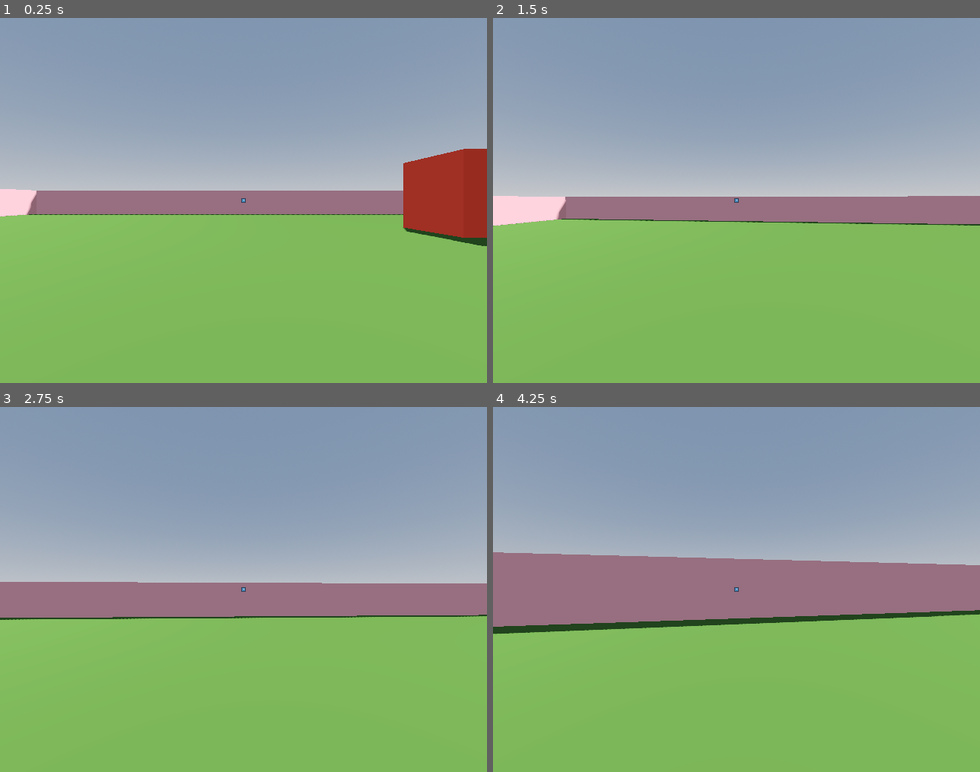
Above: before the commit, frames 1-4 (two rows, left to right).
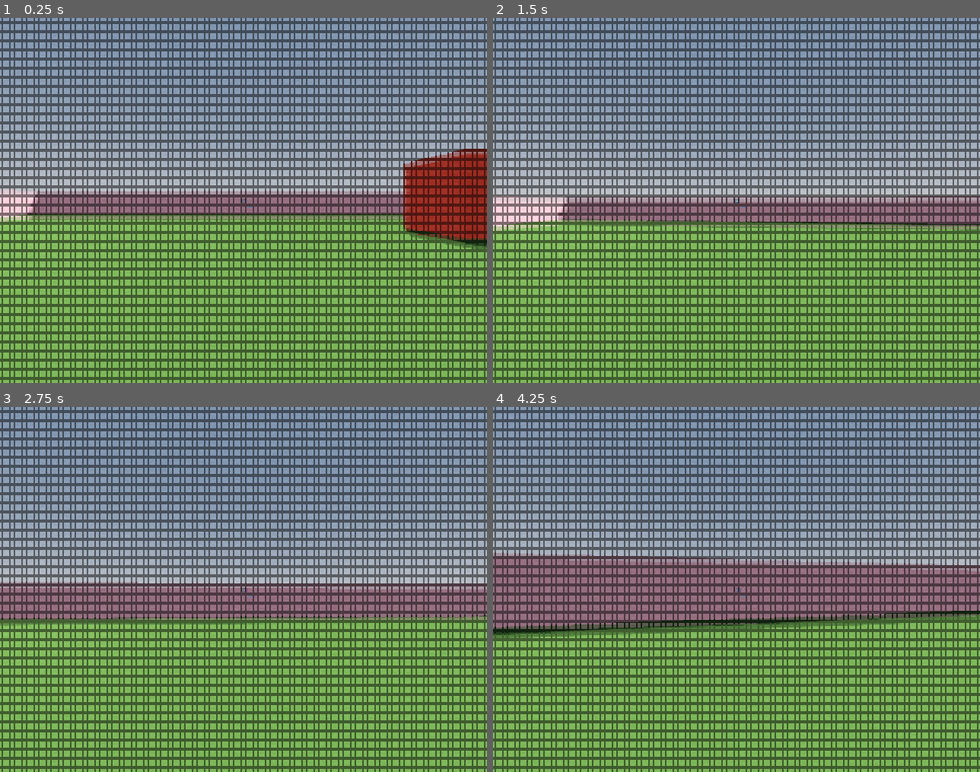
Above: after the commit, the same moments.

Repository: Zoey31/Garden
Game: Godot game, scene res://Scenes/main/world.tscn
Two runs of this game, one before a commit and one after it. Both use one fixed random seed, a clock stepped at 60 frames per second and the inputs below. The engine's default icon, where the game draws it, is replaced by a stand-in: a white triangle on a blue panel in a dark square.
Inputs (mouse positions are in pixels of both pictures, inside the frame that each line leads up to):
- Up to frame 1 (0.25 s): no input
- Up to frame 2 (1.5 s): tap Enter at 0.5 s; move the mouse to (760, 200) at 0.52 s; hold W (up) from 0.53 s (still down); tap E (use) at 0.6 s; tap Space (jump) at 0.77 s; move the mouse to (712, 200) at 1.27 s; tap Shift (sprint) at 1.35 s
- Up to frame 3 (2.75 s): keep holding W (up); tap Space (jump) at 1.52 s; tap E (use) at 1.55, 2.1 s; move the mouse to (253, 582) at 2.02 s
- Up to frame 4 (4.25 s): keep holding W (up); move the mouse to (731, 596) at 2.77 s; tap E (use) at 2.85, 3.8 s; tap Space (jump) at 3.02, 3.77 s; move the mouse to (775, 593) at 3.52 s; hold Shift (sprint) from 3.53 s (still down)

The runs differ from the first frame. In frame 1, 52% of the frame differs, in the area x 0-100%, y 0-100%; in frame 2, 52%; in frame 3, 51%; in frame 4, 52%.

Commit message:
Add pixelization_shader.gdshader to world.tscn

Diff:
--- a/Scenes/main/world.tscn
+++ b/Scenes/main/world.tscn
@@ -6,6 +6,7 @@
 [ext_resource type="Material" uid="uid://b4s0xnt1f6lia" path="res://materials/green.tres" id="4_am1wd"]
 [ext_resource type="PackedScene" uid="uid://6j3esslenvsg" path="res://gameObjects/elements/button.tscn" id="5_6lykc"]
 [ext_resource type="PackedScene" uid="uid://bcb71wmif1s0n" path="res://gameObjects/player/player.tscn" id="6_bhrho"]
+[ext_resource type="Shader" path="res://shaders/pixelization_shader.gdshader" id="7_0lvk2"]
 
 [sub_resource type="ProceduralSkyMaterial" id="ProceduralSkyMaterial_5lq0h"]
 sky_horizon_color = Color(0.64625, 0.65575, 0.67075, 1)
@@ -19,6 +20,20 @@
 sky = SubResource("Sky_f6bkd")
 tonemap_mode = 2
 glow_enabled = true
+
+[sub_resource type="ShaderMaterial" id="ShaderMaterial_por1n"]
+shader = ExtResource("7_0lvk2")
+shader_parameter/shake = 0.015
+shader_parameter/noiseQuality = 250.0
+shader_parameter/noiseIntensity = 0.001
+shader_parameter/offsetIntensity = 0.0045
+shader_parameter/colorOffsetIntensity = 0.2
+shader_parameter/pixelSize = 200.0
+shader_parameter/grainIntensity = 0.04
+shader_parameter/use_overlay = true
+shader_parameter/use_lens_distortion = true
+shader_parameter/overlay_color = Color(1, 1, 1, 10)
+shader_parameter/lens_distortion_strength = 0.05
 
 [node name="World" type="Node3D"]
 
@@ -82,3 +97,14 @@
 transform = Transform3D(-4.37114e-08, -1, 0, 1, -4.37114e-08, 0, 0, 0, 1, 9.72243, 1.49272, -4.5)
 
 [node name="Player" parent="." instance=ExtResource("6_bhrho")]
+
+[node name="CanvasLayer" type="CanvasLayer" parent="."]
+
+[node name="ColorRect" type="ColorRect" parent="CanvasLayer"]
+material = SubResource("ShaderMaterial_por1n")
+anchors_preset = 15
+anchor_right = 1.0
+anchor_bottom = 1.0
+grow_horizontal = 2
+grow_vertical = 2
+mouse_filter = 1
--- /dev/null
+++ b/shaders/pixelization_shader.gdshader
@@ -0,0 +1,93 @@
+shader_type canvas_item;
+
+uniform float shake: hint_range(0, 10) = 0.015;
+uniform float noiseQuality: hint_range(0.1, 250, 0.1) = 250;
+uniform float noiseIntensity: hint_range(0, 0.05, 0.001) = 0.001;
+uniform float offsetIntensity: hint_range(0, 0.05, 0.0001) = 0.0045;
+uniform float colorOffsetIntensity: hint_range(0.1, 1.5, 0.001) = 0.2;
+uniform float pixelSize: hint_range(1, 1024) = 200.0;
+uniform float grainIntensity: hint_range(0, 1) = 0.04; // Intensity of film grain
+
+uniform sampler2D screen_texture : hint_screen_texture, repeat_disable, filter_nearest;
+uniform sampler2D overlay_texture : hint_default_transparent;
+uniform bool use_overlay = true; // Toggle for using overlay texture
+uniform bool use_lens_distortion = true; // Toggle for using lens distortion
+
+uniform vec4 overlay_color : source_color = vec4(1.0, 1.0, 1.0, 10.0); // Allow changing overlay color
+uniform float lens_distortion_strength: hint_range(0, 0.1) = 0.05; // Strength of lens distortion effect
+
+varying vec2 previous_pos; // Previous fragment position
+
+float rand(vec2 co)
+{
+    return fract(sin(dot(co.xy, vec2(12.9898, 78.233))) * 43758.5453);
+}
+
+float verticalBar(float pos, float uvY, float offset)
+{
+    float edge0 = (pos - shake);
+    float edge1 = (pos + shake);
+
+    float x = smoothstep(edge0, pos, uvY) * offset;
+    x -= smoothstep(pos, edge1, uvY) * offset;
+    return x;
+}
+
+void fragment() {
+    vec2 iResolution = 1.0 / SCREEN_PIXEL_SIZE;
+    vec2 uv = FRAGCOORD.xy / iResolution.xy;
+
+    // Calculate velocity
+    vec2 velocity = uv - previous_pos;
+
+    // Apply pixelation effect
+    uv = floor(uv * pixelSize) / pixelSize;
+
+    // Add vertical bars distortion
+    for (float i = 0.0; i < 0.71; i += 0.1313)
+    {
+        float d = mod(TIME * i, 1.7);
+        float o = sin(1.0 - tan(TIME * 0.24 * i));
+        o *= offsetIntensity;
+        uv.x += verticalBar(d, uv.y, o);
+    }
+
+    // Add noise distortion
+    float uvY = uv.y * noiseQuality;
+    uvY = float(int(uvY)) * (1.0 / noiseQuality);
+    float noise = rand(vec2(TIME * 0.00001, uvY));
+    uv.x += noise * noiseIntensity;
+
+    // Add color offset distortion
+    vec2 offsetR = vec2(0.006 * sin(TIME), 0.0) * colorOffsetIntensity;
+    vec2 offsetG = vec2(0.0073 * cos(TIME * 0.97), 0.0) * colorOffsetIntensity;
+
+    float r = texture(screen_texture, uv + offsetR).r;
+    float g = texture(screen_texture, uv + offsetG).g;
+    float b = texture(screen_texture, uv).b;
+
+    vec4 tex = vec4(r, g, b, 1.0);
+
+    // Overlay with an optional texture
+    if (use_overlay) {
+        vec4 overlayColor = texture(overlay_texture, uv) * overlay_color; // Apply overlay color
+        tex = mix(tex, overlayColor, overlayColor.a);
+    }
+
+    // Add film grain
+    float grain = rand(uv) * 2.0 - 1.0; // Range from -1 to 1
+    tex.rgb += grainIntensity * grain;
+
+    // Apply lens distortion
+    if (use_lens_distortion) {
+        vec2 distortion = uv * lens_distortion_strength * (uv - 1.0);
+        vec4 distorted_tex = texture(screen_texture, uv + distortion);
+        tex = mix(tex, distorted_tex, 0.5);
+    }
+
+    // Apply final color
+    COLOR = tex;
+
+    // Store current position for next frame
+    previous_pos = FRAGCOORD.xy / iResolution.xy;
+}
Not shown: 1 places in Scenes/main/world.tscn that only renumber resources
